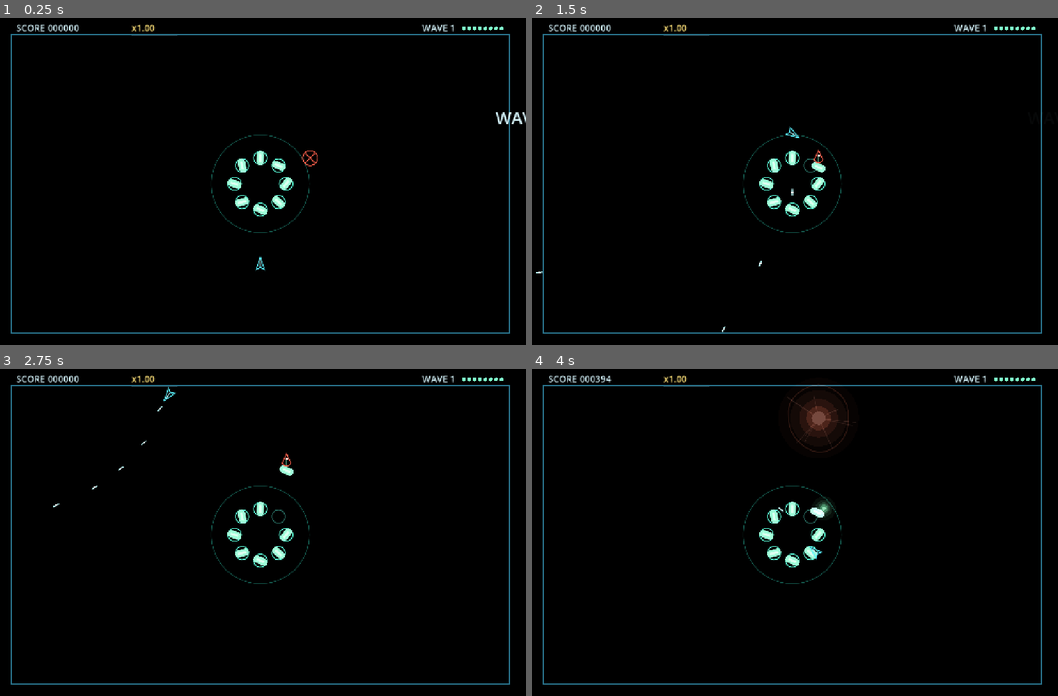
Above: before the commit, frames 1-4 (two rows, left to right).
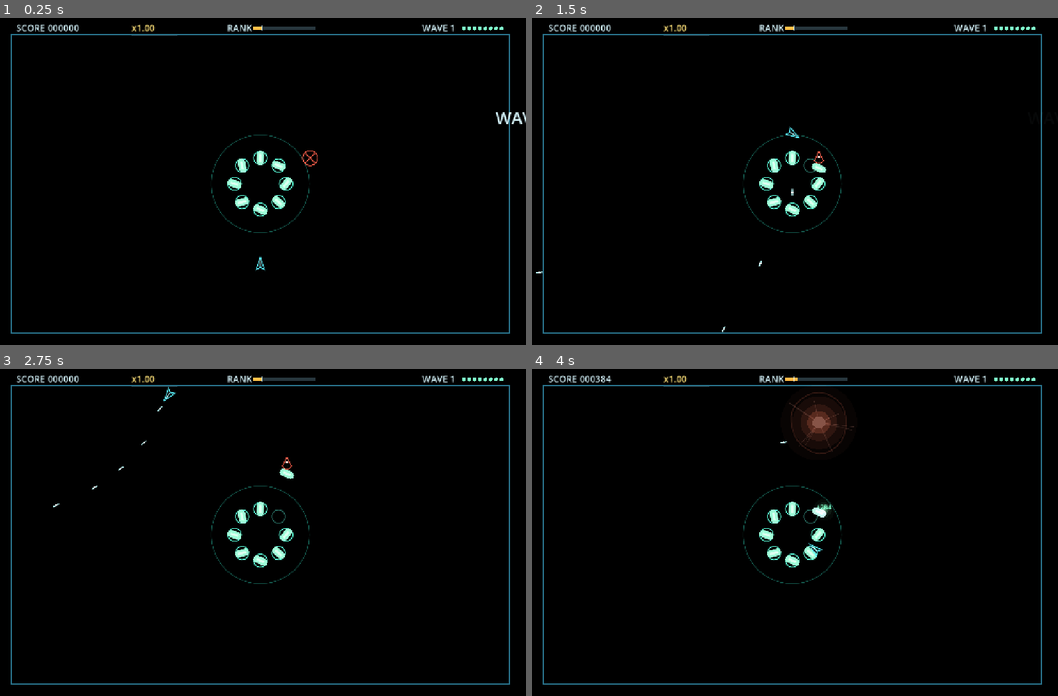
Above: after the commit, the same moments.

Repository: SibioJak/ripped-off
Game: Godot game, scene res://tests/harness.tscn
The game is run twice, just before and just after one commit, with the same random seed, the same clock (stepped at 60 frames per second) and the same inputs. This scene is started directly instead of the project's main scene.
Inputs (mouse positions are in pixels of both pictures, inside the frame that each line leads up to):
- Up to frame 1 (0.25 s): no input
- Up to frame 2 (1.5 s): tap Enter at 0.5 s; move the mouse to (763, 250) at 0.52 s; press the mouse at (763, 250) at 0.53 s; hold W (move_up) from 0.53 s (still down); move the mouse to (952, 233) at 1.27 s; release the mouse at (952, 233) at 1.28 s; tap Down (aim_down) at 1.35 s
- Up to frame 3 (2.75 s): click (420, 584) at 1.55 s; move the mouse to (99, 483) at 2.02 s; release W (move_up) at 2.03 s; press the mouse at (99, 483) at 2.03 s; hold A (move_left) from 2.03 s (still down); tap Left (aim_left) at 2.1 s
- Up to frame 4 (4 s): move the mouse to (821, 535) at 2.77 s; release the mouse at (821, 535) at 2.78 s; tap Right (aim_right) at 2.85 s; click (821, 535) at 3.05 s; move the mouse to (710, 450) at 3.52 s; release A (move_left) at 3.53 s; press the mouse at (710, 450) at 3.53 s; hold S (move_down) from 3.53 s (still down); tap Up (aim_up) at 3.6 s

The runs differ from the first frame. In frame 1, 0.2% of the frame differs, in the area x 43-60%, y 2-5%; in frame 2, 0.3%; in frame 3, 0.3%; in frame 4, 0.8%, in the area x 12-62%, y 2-59%.

Commit message:
M2 systems: rank engine, gunner class, enemy bullets, buzz, death bullet-cancel, popups, RANK bar

Diff:
--- /dev/null
+++ b/scripts/enemy_bullet.gd
@@ -0,0 +1,44 @@
+class_name EnemyBullet
+extends Node2D
+## A straight enemy bullet, fired by shooter-class pirates. Main
+## owns collision (player hit, buzz near-miss); this script only
+## flies and ages. Drawn bright-core/dark-rim and layered ABOVE
+## player bullets and ships, so hostile fire always wins the
+## value read (the readability doctrine from the design doc).
+
+var velocity: Vector2 = Vector2.ZERO
+var life: float = 0.0
+var buzzed: bool = false # a bullet can pay out buzz exactly once
+
+
+func _ready() -> void:
+	z_index = 7 # player bullets sit at 6, ships at 5
+
+
+func setup(from: Vector2, dir: Vector2) -> void:
+	global_position = from
+	velocity = dir.normalized() * Tuning.ENEMY_BULLET_SPEED
+	life = Tuning.ENEMY_BULLET_LIFE
+	buzzed = false
+
+
+func step(delta: float) -> void:
+	global_position += velocity * delta
+	life -= delta
+	queue_redraw()
+
+
+func expired() -> bool:
+	if life <= 0.0:
+		return true
+	var r: Rect2 = Tuning.arena_rect().grow(24.0)
+	return not r.has_point(global_position)
+
+
+func _draw() -> void:
+	# Dark rim first, bright core on top: reads at any brightness.
+	draw_circle(Vector2.ZERO, Tuning.ENEMY_BULLET_RADIUS + 2.0,
+		Tuning.COLOR_ENEMY_BULLET_RIM)
+	draw_circle(Vector2.ZERO, Tuning.ENEMY_BULLET_RADIUS,
+		Tuning.COLOR_ENEMY_BULLET_CORE)
+	draw_circle(Vector2.ZERO, 1.6, Color.WHITE)
--- a/scripts/hud.gd
+++ b/scripts/hud.gd
@@ -9,6 +9,8 @@
 var score: int = 0
 var multiplier: float = 1.0
 var grace_frac: float = 0.0 # 1 = decay grace full, 0 = decaying
+var rank: float = 0.0 # 0..1, the intensity engine, shown and named
+var rank_floor: float = 0.0 # the wave's menace floor, ticked on the bar
 var wave: int = 0
 var canisters_left: int = 8
 var best_score: int = 0
@@ -61,6 +63,17 @@
 	draw_rect(Rect2(mx, 40.0, fill, 4.0), Tuning.COLOR_SHARD)
 	draw_rect(Rect2(mx, 47.0, bar_w * grace_frac, 3.0),
 		Color(Tuning.COLOR_DEPOT, 0.8))
+	# RANK: labelled, visible, with the wave floor ticked so the
+	# player can watch pressure build and see where it cannot fall.
+	var rx: float = 560.0
+	_text(Vector2(rx, 32.0), "RANK", 22, Tuning.COLOR_TEXT)
+	var rank_w: float = 150.0
+	draw_rect(Rect2(rx + 62.0, 20.0, rank_w, 8.0),
+		Color(Tuning.COLOR_TEXT_DIM, 0.35))
+	draw_rect(Rect2(rx + 62.0, 20.0, rank_w * clampf(rank, 0.0, 1.0), 8.0),
+		Tuning.COLOR_STEAL_FLASH.lerp(Tuning.COLOR_SHARD, 1.0 - rank))
+	var floor_x: float = rx + 62.0 + rank_w * clampf(rank_floor, 0.0, 1.0)
+	draw_rect(Rect2(floor_x - 1.0, 17.0, 2.0, 14.0), Tuning.COLOR_TEXT)
 	_text(Vector2(1030.0, 32.0), "WAVE %d" % wave, 22, Tuning.COLOR_TEXT)
 	# Canister pips.
 	for i: int in range(Tuning.SLOT_COUNT):
--- a/scripts/main.gd
+++ b/scripts/main.gd
@@ -16,10 +16,13 @@
 var state: GameState = GameState.TITLE
 var paused: bool = false
 
-# Score state — exactly one home: here.
+# Score state — exactly one home: here. Rank lives here too, with
+# the score it feeds on: gains for kills, shards, buzz and
+# recoveries; bleeds on death and on canisters lost; floored by wave.
 var score: int = 0
 var multiplier: float = 1.0
 var mult_grace_t: float = 0.0
+var rank: float = Tuning.RANK_START
 var wave: int = 0
 var best_score: int = 0
 var best_wave: int = 0
@@ -28,13 +31,16 @@
 var canisters: Array[Canister] = []
 var pirates: Array[Pirate] = []
 var bullets: Array[Bullet] = []
+var enemy_bullets: Array[EnemyBullet] = []
 var shards: Array[Shard] = []
 var director: SpawnDirector = null
 var fx: LightFx = null
 var hud: Hud = null
 
 var _debris: Array[Dictionary] = [] # shrapnel lines {pos, vel, t, dur, color}
+var _popups: Array[Dictionary] = [] # floating text {pos, t, dur, text, color}
 var _banner_t: float = 0.0
+var _font: Font = null
 var _rng: RandomNumberGenerator = RandomNumberGenerator.new()
 
 
@@ -42,6 +48,7 @@
 
 func _ready() -> void:
 	_rng.randomize()
+	_font = ThemeDB.fallback_font
 	_load_best()
 	fx = LightFx.new()
 	add_child(fx)
@@ -85,6 +92,7 @@
 	score = 0
 	multiplier = 1.0
 	mult_grace_t = 0.0
+	rank = Tuning.RANK_START
 	wave = 1
 	paused = false
 	state = GameState.RUNNING
@@ -128,10 +136,14 @@
 	for b: Bullet in bullets:
 		b.queue_free()
 	bullets.clear()
+	for eb: EnemyBullet in enemy_bullets:
+		eb.queue_free()
+	enemy_bullets.clear()
 	for s: Shard in shards:
 		s.queue_free()
 	shards.clear()
 	_debris.clear()
+	_popups.clear()
 
 
 # --- Spawning (director / player signals) -----------------------------------
@@ -144,8 +156,21 @@
 	var p: Pirate = Pirate.new()
 	add_child(p)
 	p.setup(type_name, pos)
+	p.fired.connect(_on_pirate_fired)
 	pirates.append(p)
 	return p
+
+
+func _on_pirate_fired(from: Vector2, dir: Vector2) -> void:
+	spawn_enemy_bullet(from, dir)
+
+
+func spawn_enemy_bullet(from: Vector2, dir: Vector2) -> EnemyBullet:
+	var eb: EnemyBullet = EnemyBullet.new()
+	add_child(eb)
+	eb.setup(from, dir)
+	enemy_bullets.append(eb)
+	return eb
 
 
 func _on_player_fired(from: Vector2, dir: Vector2) -> void:
@@ -190,6 +215,43 @@
 	add_score(Tuning.SHARD_BASE_POINTS)
 	multiplier = minf(multiplier + Tuning.MULT_PER_SHARD, Tuning.MULT_CAP)
 	mult_grace_t = Tuning.MULT_GRACE
+	_add_rank(Tuning.RANK_GAIN_SHARD)
+
+
+## Rank moves only through here: clamped to 0..1, and the per-wave
+## floor is re-applied every frame in _step_score.
+func _add_rank(amount: float) -> void:
+	rank = clampf(rank + amount, 0.0, 1.0)
+
+
+## A buzz payout (bullet graze or close drag pass): small points
+## through the multiplier, a multiplier nudge, a little rank, a
+## light tick on the ship and a floating "BUZZ" marker.
+func _award_buzz(at_pos: Vector2) -> void:
+	var gained: int = add_score(Tuning.BUZZ_POINTS)
+	multiplier = minf(multiplier + Tuning.BUZZ_MULT_NUDGE, Tuning.MULT_CAP)
+	_add_rank(Tuning.RANK_GAIN_BUZZ)
+	fx.burst(player.global_position, Tuning.COLOR_SHARD, LightFx.Size.SPARK)
+	spawn_popup(at_pos, "BUZZ +%d" % gained, Tuning.COLOR_SHARD)
+
+
+## Floating world-space score text (buzz, recovery bonuses).
+func spawn_popup(pos: Vector2, text: String, color: Color) -> void:
+	_popups.append({"pos": pos, "t": 0.0, "dur": Tuning.POPUP_TIME,
+		"text": text, "color": color})
+
+
+func _step_popups(delta: float) -> void:
+	for i: int in range(_popups.size() - 1, -1, -1):
+		var pop: Dictionary = _popups[i]
+		var t: float = float(pop["t"]) + delta
+		if t >= float(pop["dur"]):
+			_popups.remove_at(i)
+		else:
+			pop["t"] = t
+			var pos: Vector2 = pop["pos"] as Vector2
+			pop["pos"] = pos + Vector2(0.0, -Tuning.POPUP_RISE_SPEED * delta)
+			_popups[i] = pop
 
 
 func recovery_base_points(tow_start: Vector2) -> int:
@@ -207,6 +269,8 @@
 		mult_grace_t = maxf(mult_grace_t - delta, 0.0)
 	elif multiplier > 1.0:
 		multiplier = maxf(1.0, multiplier - Tuning.MULT_DECAY_RATE * delta)
+	# The rank floor: bleeding stops at the wave's menace level.
+	rank = maxf(rank, Tuning.rank_floor_for_wave(wave))
 
 
 # --- Kills and death -------------------------------------------------------------
@@ -222,6 +286,7 @@
 	fx.burst(p.global_position, p.draw_color, LightFx.Size.SMALL)
 	if award:
 		add_score(p.score_value())
+		_add_rank(Tuning.RANK_GAIN_KILL)
 	p.queue_free()
 
 
@@ -232,9 +297,21 @@
 		LightFx.Size.PLAYER_DEATH)
 	fx.edge_flash(Tuning.COLOR_STEAL_FLASH)
 	_spawn_debris(player.global_position, Tuning.COLOR_PLAYER, 10)
+	_cancel_enemy_bullets() # death protocol: hostile fire becomes salvage
 	player.die() # drops any tow; the canister goes LOOSE
 	multiplier = maxf(1.0, multiplier * Tuning.MULT_DEATH_FACTOR)
+	_add_rank(-Tuning.RANK_BLEED_DEATH)
 	player.respawn_t = Tuning.PLAYER_RESPAWN_TIME
+
+
+## Every live enemy bullet converts into a salvage shard where it
+## flies. Death costs the multiplier, never the whole field state.
+func _cancel_enemy_bullets() -> void:
+	var now: Array[EnemyBullet] = enemy_bullets.duplicate()
+	enemy_bullets.clear()
+	for eb: EnemyBullet in now:
+		_spawn_shards(eb.global_position, 1)
+		eb.queue_free()
 
 
 # --- Queries ------------------------------------------------------------------------
@@ -270,6 +347,7 @@
 	if not paused:
 		fx.advance(delta)
 		_step_debris(delta)
+		_step_popups(delta)
 		if state == GameState.RUNNING and _banner_t > 0.0:
 			_banner_t = maxf(_banner_t - delta, 0.0)
 	_sync_hud()
@@ -287,11 +365,17 @@
 		player.respawn(_safe_respawn_pos())
 
 	# Spawning.
-	director.step(delta, pirates.size(), player.global_position)
-
-	# Pirates, then the canisters they drag or trail.
+	director.step(delta, pirates.size(), player.global_position, rank)
+
+	# Pirates, then the canisters they drag or trail. Each pirate
+	# gets its per-frame context first: where the player is, whether
+	# it is up, and the rank scaling for its speed and fire rate.
 	var pirates_now: Array[Pirate] = pirates.duplicate()
 	for p: Pirate in pirates_now:
+		p.player_pos = player.global_position
+		p.player_alive = player.alive
+		p.speed_scale = Tuning.rank_speed_mult(rank)
+		p.fire_interval_scale = Tuning.rank_fire_mult(rank)
 		p.step(delta, canisters)
 	_resolve_steals_and_leavers()
 
@@ -319,7 +403,10 @@
 			b.queue_free()
 			kill_pirate(hit, true)
 
+	_step_enemy_bullets(delta)
+
 	_resolve_player_contact()
+	_resolve_buzz_passes()
 	_resolve_tow_and_deposit()
 
 	# Shards drift, magnet and get collected.
@@ -342,6 +429,49 @@
 			and not _any_dragging():
 		_start_next_wave()
 	queue_redraw()
+
+
+## Enemy bullets fly, hit (a hit is a death, via the M1 flow) and
+## graze. A graze inside BUZZ_RADIUS that does not hit pays buzz —
+## once per bullet, however long it stays in the ring.
+func _step_enemy_bullets(delta: float) -> void:
+	var now: Array[EnemyBullet] = enemy_bullets.duplicate()
+	for eb: EnemyBullet in now:
+		if not is_instance_valid(eb):
+			continue # a death this frame may have cancelled the rest
+		eb.step(delta)
+		if eb.expired():
+			enemy_bullets.erase(eb)
+			eb.queue_free()
+			continue
+		if not player.alive:
+			continue
+		var d: float = eb.global_position.distance_to(player.global_position)
+		if not player.is_invincible() \
+				and d <= Tuning.ENEMY_BULLET_RADIUS + Tuning.PLAYER_RADIUS:
+			enemy_bullets.erase(eb)
+			eb.queue_free()
+			kill_player() # converts every other live bullet to shards
+		elif not eb.buzzed and d <= Tuning.BUZZ_RADIUS:
+			eb.buzzed = true
+			_award_buzz(eb.global_position)
+
+
+## The other buzz: a close pass on a pirate mid-drag, without
+## contact. Once per pirate per drag — the flag resets on latch.
+func _resolve_buzz_passes() -> void:
+	if not player.alive:
+		return
+	var contact_range: float = Tuning.PLAYER_RADIUS # plus each pirate's radius
+	var now: Array[Pirate] = pirates.duplicate()
+	for p: Pirate in now:
+		if p.phase != Pirate.Phase.DRAG or p.held == null \
+				or p.buzzed_this_drag:
+			continue
+		var d: float = p.global_position.distance_to(player.global_position)
+		if d <= Tuning.BUZZ_RADIUS and d > contact_range + p.radius:
+			p.buzzed_this_drag = true
+			_award_buzz(p.global_position)
 
 
 func _bullet_hit(b: Bullet) -> Pirate:
@@ -388,7 +518,10 @@
 		elif c.global_position.distance_to(Tuning.depot_center()) \
 				<= Tuning.DEPOT_RADIUS:
 			# Deposit: pay the distance-scaled bonus, glide it home.
-			add_score(recovery_base_points(c.tow_start_pos))
+			var paid: int = add_score(recovery_base_points(c.tow_start_pos))
+			_add_rank(Tuning.RANK_GAIN_RECOVERY)
+			spawn_popup(c.global_position, "+%d" % paid,
+				Tuning.COLOR_CANISTER)
 			fx.burst(c.global_position, Tuning.COLOR_CANISTER,
 				LightFx.Size.SPARK)
 			c.begin_slot_glide()
@@ -409,6 +542,7 @@
 			var edge_pos: Vector2 = Tuning.clamp_inside(
 				stolen.global_position, 2.0)
 			stolen.mark_gone()
+			_add_rank(-Tuning.RANK_BLEED_STEAL) # a loss lets the game ease off
 			fx.edge_flash(Tuning.COLOR_STEAL_FLASH)
 			fx.burst(edge_pos, Tuning.COLOR_STEAL_FLASH, LightFx.Size.SPARK)
 		if p.phase == Pirate.Phase.LEAVE \
@@ -482,6 +616,8 @@
 	hud.score = score
 	hud.multiplier = multiplier
 	hud.grace_frac = clampf(mult_grace_t / Tuning.MULT_GRACE, 0.0, 1.0)
+	hud.rank = rank
+	hud.rank_floor = Tuning.rank_floor_for_wave(wave)
 	hud.wave = wave
 	hud.canisters_left = canisters_remaining()
 	hud.best_score = best_score
@@ -528,3 +664,13 @@
 		var pos: Vector2 = d["pos"] as Vector2
 		var vel: Vector2 = d["vel"] as Vector2
 		draw_line(pos, pos + vel.normalized() * 9.0, col, 2.0, true)
+	# Floating score popups (buzz, recovery bonuses).
+	if _font != null:
+		for pop: Dictionary in _popups:
+			var frac: float = float(pop["t"]) / float(pop["dur"])
+			var base_col: Color = pop["color"] as Color
+			var col: Color = Color(base_col, 1.0 - frac)
+			var pos: Vector2 = pop["pos"] as Vector2
+			draw_string(_font, pos - Vector2(60.0, 0.0),
+				String(pop["text"]), HORIZONTAL_ALIGNMENT_CENTER,
+				120.0, 15, col)
--- a/scripts/pirate.gd
+++ b/scripts/pirate.gd
@@ -2,12 +2,17 @@
 extends Node2D
 ## A pirate, behaviour driven entirely by its EnemyDefs data entry.
 ## Phases: TELEGRAPH (visible warning at the entry point, cannot
-## move) -> SEEK (steer to the nearest stealable canister) -> DRAG
-## (latched; haul the canister to the nearest exit) -> LEAVE (no
-## canister to take; fly off and despawn). 1 HP: Main resolves
-## bullet and ram kills; this script never dies on its own.
-
-enum Phase { TELEGRAPH, SEEK, DRAG, LEAVE }
+## move) -> SEEK -> DRAG -> LEAVE. What SEEK means depends on the
+## def's role: a "thief" hunts the nearest stealable canister and
+## DRAGs it to an exit; a "shooter" flies to a standoff point and
+## HOLDs, strafing in its range band and firing aimed shots, each
+## one announced by a visible muzzle charge-up. 1 HP: Main
+## resolves bullet and ram kills; this script never dies on its
+## own.
+
+signal fired(from: Vector2, dir: Vector2)
+
+enum Phase { TELEGRAPH, SEEK, DRAG, LEAVE, HOLD }
 
 var phase: Phase = Phase.TELEGRAPH
 var type_name: String = "grabber"
@@ -19,11 +24,34 @@
 var held: Canister = null
 var exit_point: Vector2 = Vector2.ZERO
 
+## Context Main pushes in every frame before stepping.
+var player_pos: Vector2 = Vector2.ZERO
+var player_alive: bool = false
+var speed_scale: float = 1.0 # rank scaling, from Tuning via Main
+var fire_interval_scale: float = 1.0 # rank scaling, from Tuning via Main
+
+## Buzz bookkeeping: Main sets this after paying a drag-pass buzz;
+## it resets when this pirate latches a fresh canister.
+var buzzed_this_drag: bool = false
+
 var _speed: float = 120.0
 var _drag_speed: float = 90.0
 var _telegraph_t: float = 0.0
 var _facing: Vector2 = Vector2.LEFT
 var _flash_t: float = 0.0
+
+# Shooter-only state (read from the def; inert for thieves).
+var _role: String = "thief"
+var _fire_interval: float = 2.2
+var _standoff_min: float = 260.0
+var _standoff_max: float = 340.0
+var _strafe_speed: float = 55.0
+var _anchor: Vector2 = Vector2.ZERO
+var _anchor_set: bool = false
+var _strafe_dir: float = 1.0
+var _fire_t: float = 0.0
+var _charging: bool = false
+var _charge_t: float = 0.0
 
 
 func _ready() -> void:
@@ -36,6 +64,13 @@
 	_speed = float(def.get("speed", 120.0))
 	_drag_speed = float(def.get("drag_speed", 90.0))
 	radius = float(def.get("radius", 13.0))
+	_role = String(def.get("role", "thief"))
+	_fire_interval = float(def.get("fire_interval", 2.2))
+	_standoff_min = float(def.get("standoff_min", 260.0))
+	_standoff_max = float(def.get("standoff_max", 340.0))
+	_strafe_speed = float(def.get("strafe_speed", 55.0))
+	_fire_t = _fire_interval * randf_range(0.75, 1.1) # first shot is not instant
+	_strafe_dir = 1.0 if randf() < 0.5 else -1.0
 	var c: Variant = def.get("color", Color(1.0, 0.38, 0.3, 1.0))
 	if typeof(c) == TYPE_COLOR:
 		draw_color = c as Color
@@ -45,6 +80,18 @@
 	phase = Phase.TELEGRAPH
 
 
+## 0..1 charge-up progress while the muzzle glow winds up, else -1.
+func charge_frac() -> float:
+	if not _charging:
+		return -1.0
+	return clampf(1.0 - _charge_t / Tuning.GUNNER_CHARGE_TIME, 0.0, 1.0)
+
+
+## The point a shot leaves from: the nose of the ship.
+func muzzle_pos() -> Vector2:
+	return global_position + _facing * (radius + 5.0)
+
+
 func score_value() -> int:
 	return int(def.get("score", 100))
 
@@ -58,23 +105,15 @@
 	match phase:
 		Phase.TELEGRAPH:
 			velocity = Vector2.ZERO
+			_charging = false
 			_telegraph_t -= delta
 			if _telegraph_t <= 0.0:
 				phase = Phase.SEEK
 		Phase.SEEK:
-			if not _target_valid():
-				target = _find_target(canisters)
-			if target == null:
-				_enter_leave()
+			if _role == "shooter":
+				_step_shooter_seek(delta)
 			else:
-				_steer_toward(target.global_position, _speed, delta)
-				if global_position.distance_to(target.global_position) \
-						<= Tuning.PIRATE_LATCH_DIST:
-					if target.begin_drag(self):
-						held = target
-						target = null
-						phase = Phase.DRAG
-						exit_point = Tuning.nearest_exit_point(global_position)
+				_step_thief_seek(delta, canisters)
 		Phase.DRAG:
 			if held == null or held.state != Canister.State.DRAGGING:
 				held = null
@@ -83,9 +122,81 @@
 				_steer_toward(exit_point, _drag_speed, delta)
 				# The canister trails just behind the pirate's nose.
 				held.global_position = global_position - _facing * 24.0
+		Phase.HOLD:
+			_step_shooter_hold(delta)
 		Phase.LEAVE:
 			_steer_toward(exit_point, _speed, delta)
 	queue_redraw()
+
+
+func _step_thief_seek(delta: float, canisters: Array[Canister]) -> void:
+	if not _target_valid():
+		target = _find_target(canisters)
+	if target == null:
+		_enter_leave()
+	else:
+		_steer_toward(target.global_position, _speed, delta)
+		if global_position.distance_to(target.global_position) \
+				<= Tuning.PIRATE_LATCH_DIST:
+			if target.begin_drag(self):
+				held = target
+				target = null
+				buzzed_this_drag = false # a fresh drag can be buzzed again
+				phase = Phase.DRAG
+				exit_point = Tuning.nearest_exit_point(global_position)
+
+
+## Shooter entry: fly to a standoff point in the def's range band
+## (measured from the depot centre), then hold there.
+func _step_shooter_seek(delta: float) -> void:
+	if not _anchor_set:
+		_anchor_set = true
+		var mid: float = (_standoff_min + _standoff_max) * 0.5
+		var outward: Vector2 = global_position - Tuning.depot_center()
+		if outward.length() < 1.0:
+			outward = Vector2.RIGHT
+		_anchor = Tuning.clamp_inside(
+			Tuning.depot_center() + outward.normalized() * mid, radius + 18.0)
+	_steer_toward(_anchor, _speed, delta)
+	if global_position.distance_to(_anchor) <= 14.0:
+		phase = Phase.HOLD
+
+
+## Shooter at its post: strafe slowly around the depot, stay inside
+## the range band, face the player, and run the fire cycle. Every
+## shot is announced: the muzzle charges for GUNNER_CHARGE_TIME
+## before the bullet exists. No firing from any other phase, and
+## never while off-screen or while the player is down.
+func _step_shooter_hold(delta: float) -> void:
+	var center: Vector2 = Tuning.depot_center()
+	var rel: Vector2 = global_position - center
+	var dist: float = rel.length()
+	var radial: Vector2 = rel.normalized() if dist > 0.5 else Vector2.RIGHT
+	var tangent: Vector2 = radial.rotated(PI * 0.5) * _strafe_dir
+	var mid: float = (_standoff_min + _standoff_max) * 0.5
+	var radial_fix: float = clampf((mid - dist) * 2.0,
+		-_strafe_speed, _strafe_speed)
+	velocity = (tangent * _strafe_speed + radial * radial_fix) * speed_scale
+	global_position += velocity * delta
+	global_position = Tuning.clamp_inside(global_position, radius)
+	if player_alive:
+		_facing = (player_pos - global_position).normalized()
+
+	if _charging:
+		_charge_t -= delta
+		if _charge_t <= 0.0:
+			_charging = false
+			_fire_t = _fire_interval * fire_interval_scale \
+				* randf_range(0.9, 1.1)
+			if player_alive and Tuning.arena_rect().has_point(global_position):
+				var dir: Vector2 = (player_pos - muzzle_pos()).normalized()
+				if dir != Vector2.ZERO:
+					fired.emit(muzzle_pos(), dir)
+	elif player_alive:
+		_fire_t -= delta
+		if _fire_t <= 0.0:
+			_charging = true
+			_charge_t = Tuning.GUNNER_CHARGE_TIME
 
 
 func _target_valid() -> bool:
@@ -114,7 +225,7 @@
 	var to: Vector2 = point - global_position
 	if to.length() > 1.0:
 		_facing = to.normalized()
-	velocity = _facing * speed
+	velocity = _facing * speed * speed_scale
 	global_position += velocity * delta
 
 
@@ -134,4 +245,17 @@
 	draw_polyline(pts, draw_color, 2.0, true)
 	var eye: Color = draw_color.lerp(Color.WHITE, 0.7)
 	draw_circle(Vector2(4.0, 0.0), 2.5, eye)
+	if _role == "shooter":
+		# Broadside cheek plates mark the gunner silhouette apart.
+		draw_line(Vector2(-2.0, -13.0), Vector2(8.0, -9.0), draw_color, 2.0, true)
+		draw_line(Vector2(-2.0, 13.0), Vector2(8.0, 9.0), draw_color, 2.0, true)
 	draw_set_transform(Vector2.ZERO, 0.0, Vector2.ONE)
+	# Charge-up telegraph: a muzzle glow that grows and whitens as
+	# the shot nears — nothing fires without this warning.
+	var frac: float = charge_frac()
+	if frac >= 0.0:
+		var glow_pos: Vector2 = _facing * (radius + 5.0)
+		var glow_col: Color = draw_color.lerp(Color.WHITE, frac * 0.85)
+		draw_circle(glow_pos, lerpf(2.0, 4.5, frac),
+			Color(draw_color, 0.35 + 0.4 * frac))
+		draw_circle(glow_pos, lerpf(1.0, 2.6, frac), glow_col)
--- a/scripts/spawn_director.gd
+++ b/scripts/spawn_director.gd
@@ -4,7 +4,9 @@
 ## the arena except through here, and every entry is announced by
 ## the pirate's own telegraph at its spawn point. Spawn points sit
 ## on the arena walls, never within the fairness exclusion radius
-## of the player.
+## of the player. Rank (pushed in by Main each step) tightens the
+## pacing and lifts the alive cap; from wave 2 the quota mixes
+## gunners in alongside grabbers, the share growing with the wave.
 
 signal spawn_requested(type_name: String, pos: Vector2)
 
@@ -31,18 +33,39 @@
 	return quota_left <= 0
 
 
-func step(delta: float, alive_count: int, player_pos: Vector2) -> void:
+func step(delta: float, alive_count: int, player_pos: Vector2,
+		rank: float = 0.0) -> void:
 	if not active or quota_left <= 0:
 		return
+	var bonus: int = Tuning.rank_alive_bonus(rank)
 	var max_alive: int = mini(
-		Tuning.WAVE_MAX_ALIVE_BASE + wave - 1, Tuning.WAVE_MAX_ALIVE_CAP)
+		Tuning.WAVE_MAX_ALIVE_BASE + wave - 1 + bonus,
+		Tuning.WAVE_MAX_ALIVE_CAP + bonus)
 	if alive_count >= max_alive:
 		return
 	_spawn_t -= delta
 	if _spawn_t <= 0.0:
-		_spawn_t = Tuning.SPAWN_INTERVAL * randf_range(0.8, 1.25)
+		_spawn_t = Tuning.rank_spawn_interval(Tuning.SPAWN_INTERVAL, rank) \
+			* randf_range(0.8, 1.25)
 		quota_left -= 1
-		spawn_requested.emit("grabber", pick_spawn_point(player_pos))
+		spawn_requested.emit(pick_type(), pick_spawn_point(player_pos))
+
+
+## The gunner share of a wave's quota: none on wave 1, then the
+## Tuning base share growing per wave up to its cap.
+func gunner_share() -> float:
+	if wave < 2:
+		return 0.0
+	return clampf(
+		Tuning.GUNNER_SHARE_MIN
+			+ Tuning.GUNNER_SHARE_PER_WAVE * float(wave - 2),
+		0.0, Tuning.GUNNER_SHARE_CAP)
+
+
+func pick_type() -> String:
+	if randf() < gunner_share():
+		return "gunner"
+	return "grabber"
 
 
 ## A point just inside a random arena wall, kept out of the
